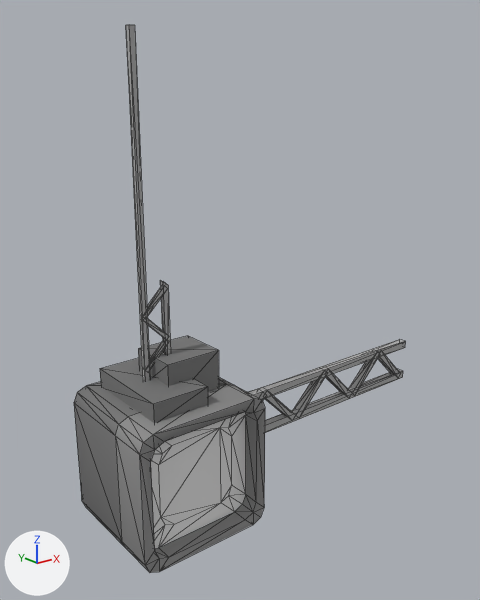
What one commit did to the glTF model styles/stick-man/assets/props/arena/screen-rig.glb.
Both versions are drawn from a 50 mm lens placed at (-2.88, -3.27, 2.67), pointed at (-0.19, 0.09, 1.33). Lighting does not change. The marker at lower left points along +X, +Y and +Z. The picture after the commit comes second. Mesh edges are drawn as thin lines. Vertices at exactly the same position are counted once.

In view in the first picture: 'tv'.
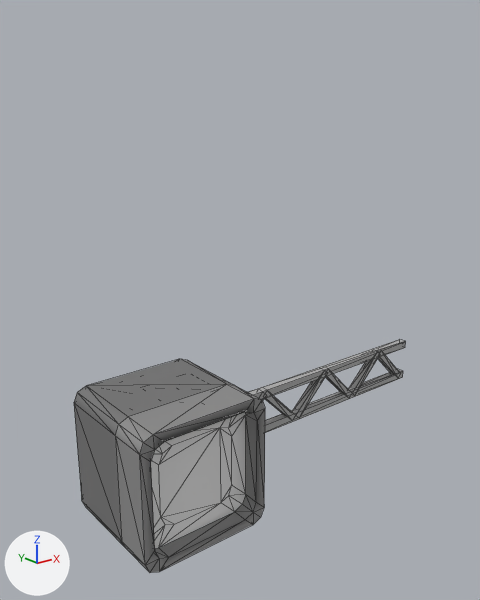
The newer file is also rescaled (x1.143), turned or shifted as a whole; pictures and numbers use the older file's frame.

The change, as a diff of the scene's bpy script:
```diff
--- a/styles/stick-man/assets/props/arena/screen-rig.glb.py
+++ b/styles/stick-man/assets/props/arena/screen-rig.glb.py
@@ me_prop @@
 # used by ob_tv; location = (0.0, 0.0, 0.0)
-me_prop.from_pydata(...)  # 206 vertices, 312 faces; spans x -1.31..1.31, y -0.45..0.45, z 0.0..3.0
+me_prop.from_pydata(...)  # 160 vertices, 248 faces; spans x -1.31..1.31, y -0.45..0.45, z 0.0..0.89
+# me_prop part 1: the loose piece of 14 vertices spanning x -1.02..-0.84, y -0.04..-0.01, z 1.06..1.42 is deleted
+# me_prop part 2: the loose piece of 8 vertices spanning x -1.02..-0.99, y -0.04..-0.01, z 0.92..3.0 is deleted
+# me_prop part 3: the loose piece of 8 vertices spanning x -0.87..-0.84, y -0.04..-0.01, z 0.92..1.61 is deleted
+# me_prop part 4: the loose piece of 8 vertices spanning x -1.02..-0.84, y -0.04..-0.01, z 1.4..1.58 is deleted
+# me_prop part 5
+# 8 vertices are removed from x -1.15..-0.58, y -0.34..0.3, z 1.01..1.15
+# 20 faces are deleted
 me_prop.materials.append(mat_flat_s_0)
```

Where the change shows, as pixel boxes (x1, y1, x2, y2) in the pictures (480 x 600 px):
'tv', reshaped (57% shorter)
    before: (74, 25, 406, 573)
    after: (74, 339, 406, 573)
part 1 of me_prop, deleted
    before: (147, 318, 165, 369)
part 2 of me_prop, deleted
    before: (126, 25, 150, 381)
part 3 of me_prop, deleted
    before: (160, 280, 170, 354)
part 4 of me_prop, deleted
    before: (147, 287, 164, 317)
part 5 of me_prop, deleted
    before: (100, 336, 219, 423)
